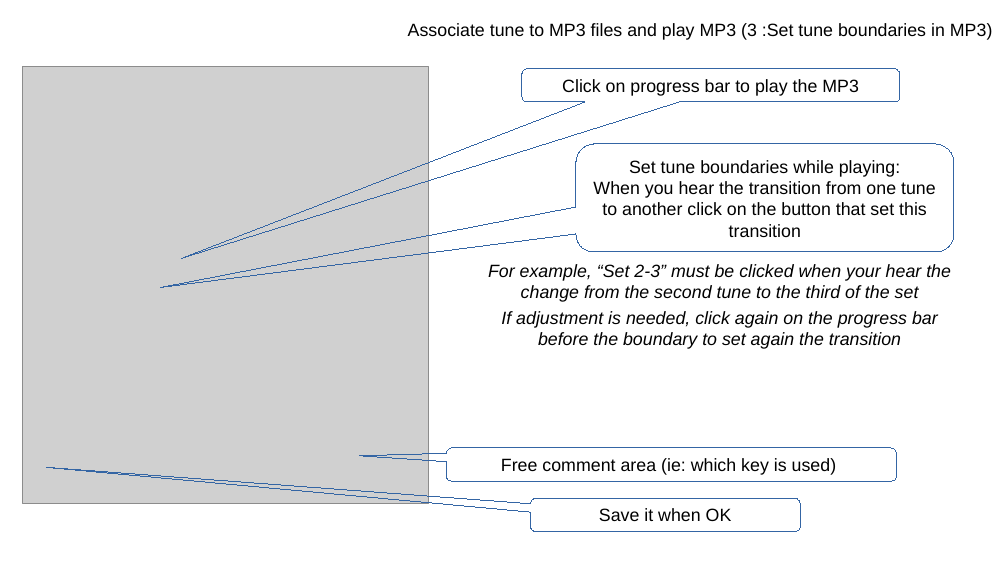
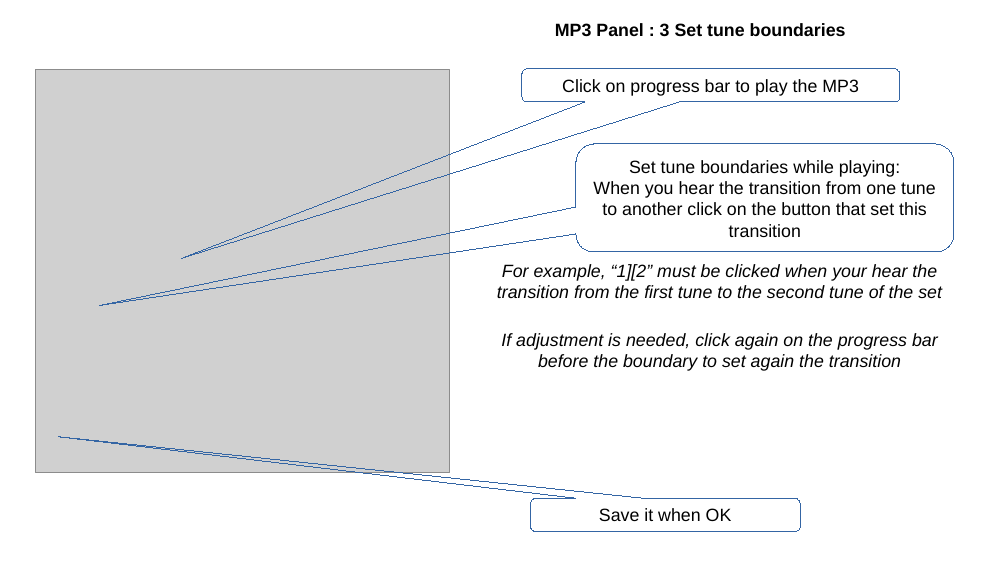
Before and after one commit to py60800/tunedb, a slide deck: slide 10 of doc/Manual.odp (slide 11 before the commit). Drawn at 1008x567 pixels with LibreOffice and Linux fonts; fonts in the diff are those of the drawing; grey boxes stand for pictures. Boxes give left, top, right and bottom in pixels: in the first picture for what was removed or moved away, otherwise in the second. Text is boxed around its words. In the diff, an @@ line names an element or a change of style, - is before the commit and + after.

```diff
--- a/doc/Manual.odp
+++ b/doc/Manual.odp
@@ text at (555,23,846,37): text changed; bold on @@
-Associate tune to MP3 files and play MP3 (3 :Set tune boundaries in MP3)
+MP3 Panel : 3 Set tune boundaries
@@ picture: place and size @@
-picture at (23,67,429,505)
+picture at (35,70,450,473)
@@ text at (497,264,942,298): text changed @@
-For example, “Set 2-3” must be clicked when your hear the change from the second tune to the third of the set
+For example, “1][2” must be clicked when your hear the transition from the first tune to the second tune of the set
@@ text "If adjustment is needed, click ...": place and size @@
-text "If adjustment is needed, click ..." at (501,311,938,349)
+text "If adjustment is needed, click ..." at (501,333,938,371)
@@ rounded speech box removed at (446,448,896,482) @@
-Free comment area (ie: which key is used)
@@ rounded speech box "Save it when OK" at (531,499,800,532): proportions changed @@
```
Also in this commit, not shown: 10 other slides changed, 1 slide added, 2 slides removed, 3 other files.
